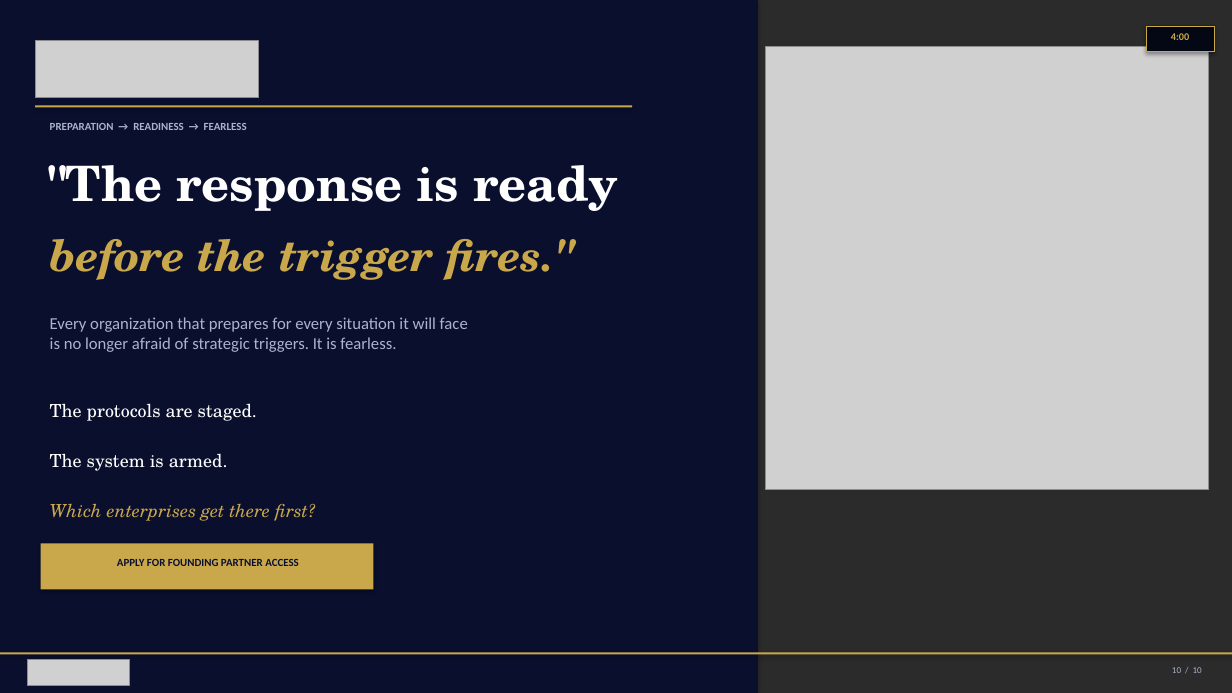
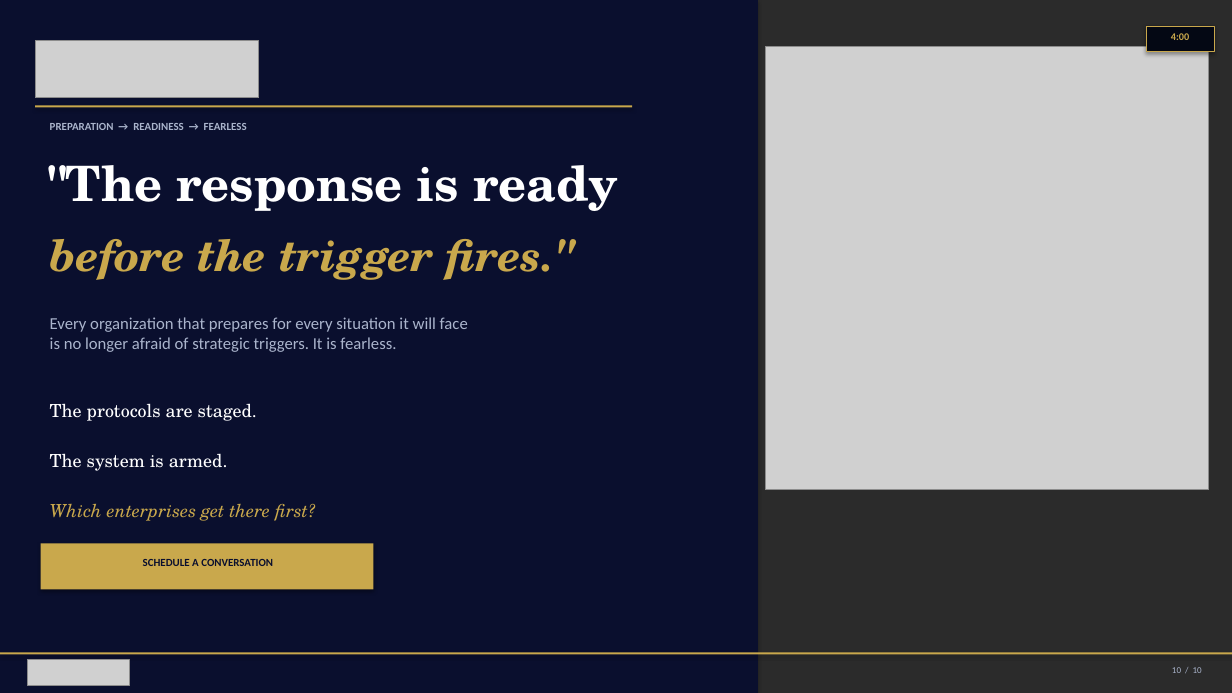
Before and after one commit to mbrunke18/CodePlatform1, a slide deck: slide 10 of attached_assets/VaughnMartin-4min-Pitch.pptx. Drawn at 1232x693 pixels with LibreOffice and Linux fonts; fonts in the diff are those of the drawing; grey boxes stand for pictures; background and template pictures are left out; a plain dark background stands for a picture behind light text. Boxes give left, top, right and bottom in pixels: in the first picture for what was removed or moved away, otherwise in the second. Text is boxed around its words. In the diff, an @@ line names an element or a change of style, - is before the commit and + after.

```diff
--- a/attached_assets/VaughnMartin-4min-Pitch.pptx
+++ b/attached_assets/VaughnMartin-4min-Pitch.pptx
@@ text at (143, 559, 273, 566): text changed @@
-APPLY FOR FOUNDING PARTNER ACCESS
+SCHEDULE A CONVERSATION
```
Also in this commit, not shown: 5 other slides changed, 3 other files.
